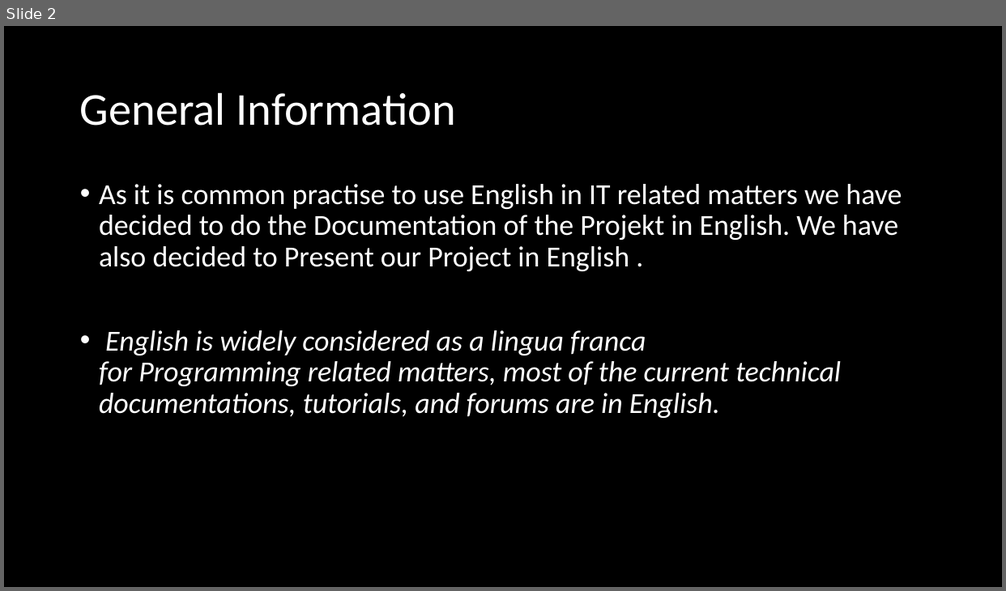
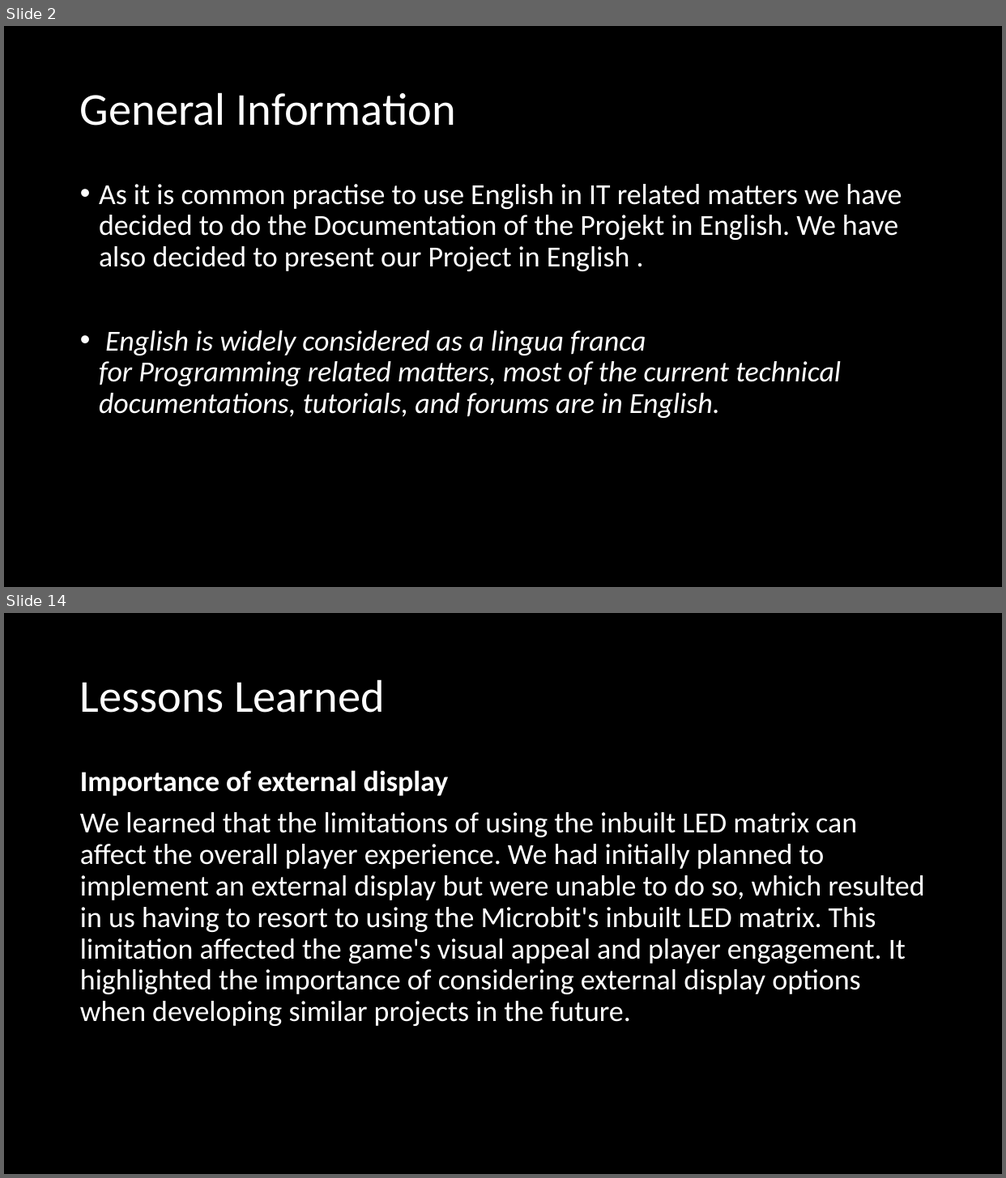
Before and after one commit to BBZ-InformatikGrundlagen/AtariBreakout, a slide deck: Presentation/AtariBreakout_Presentation.pptx. Shown one above the other, each under a label of ours: slide 2 before the commit, slides 2 and 14 after it; the slides between them are not shown. The pictures are 1006x591 and 1006x1178 pixels, drawn with LibreOffice and Linux fonts; fonts in the diff are those of the drawing. Boxes give left, top, right and bottom in pixels: in the first picture for what was removed or moved away, otherwise in the second. Text is boxed around its words. In the diff, an @@ line names an element or a change of style, - is before the commit and + after.

```diff
--- a/Presentation/AtariBreakout_Presentation.pptx
+++ b/Presentation/AtariBreakout_Presentation.pptx
@@ slide 14 added at [4,613,1002,1174], background #000000 @@
@@ title added at [80,679,385,713], 44 pt, text #FFFFFF @@
+Lessons Learned
@@ text added at [80,770,924,1026], 28 pt, text #FFFFFF @@
+Importance of external display
+We learned that the limitations of using the inbuilt LED matrix can affect the overall player experience. We had initially planned to implement an external display but were unable to do so, which resulted in us having to resort to using the Microbit's inbuilt LED matrix. This limitation affected the game's visual appeal and player engagement. It highlighted the importance of considering external display options when developing similar projects in the future.
@@ slide 2 changed as well @@
@@ text at [99,184,901,271]: text changed @@
-• As it is common practise to use English in IT related matters we have decided to do the Documentation of the Projekt in English. We have also decided to Present our Project in English .
+• As it is common practise to use English in IT related matters we have decided to do the Documentation of the Projekt in English. We have also decided to present our Project in English .
```
Also in this commit, not shown: 1 other slide changed, 13 other slides added, 8 slides removed.
